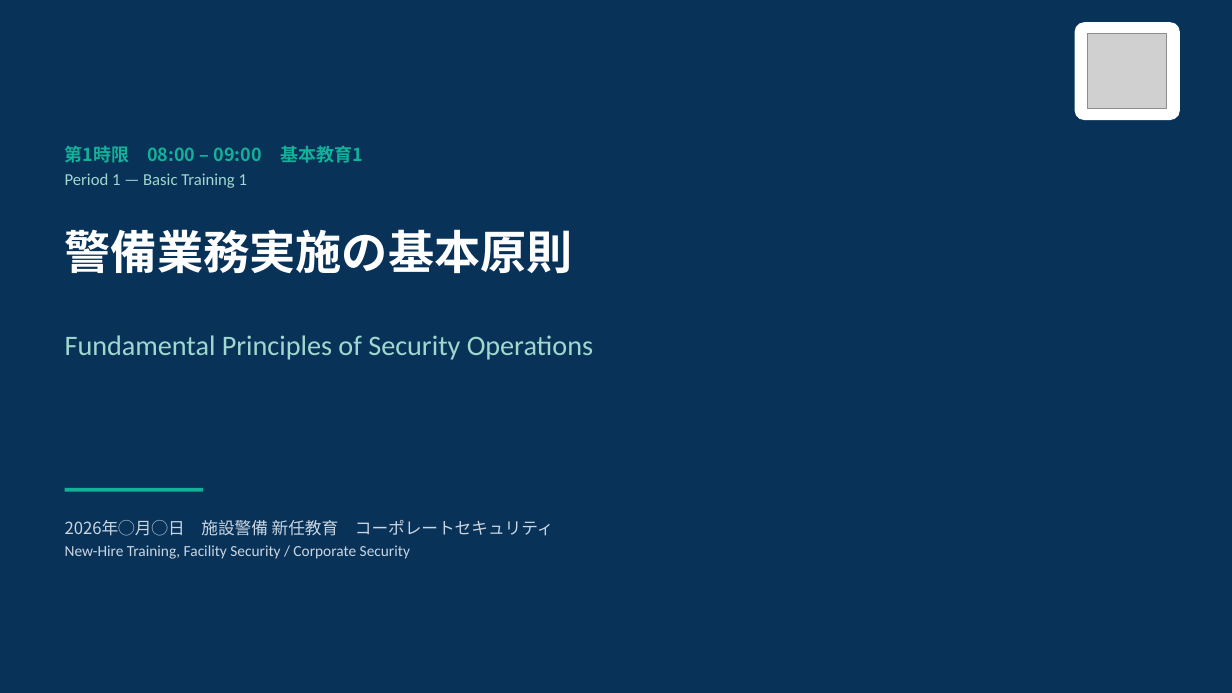
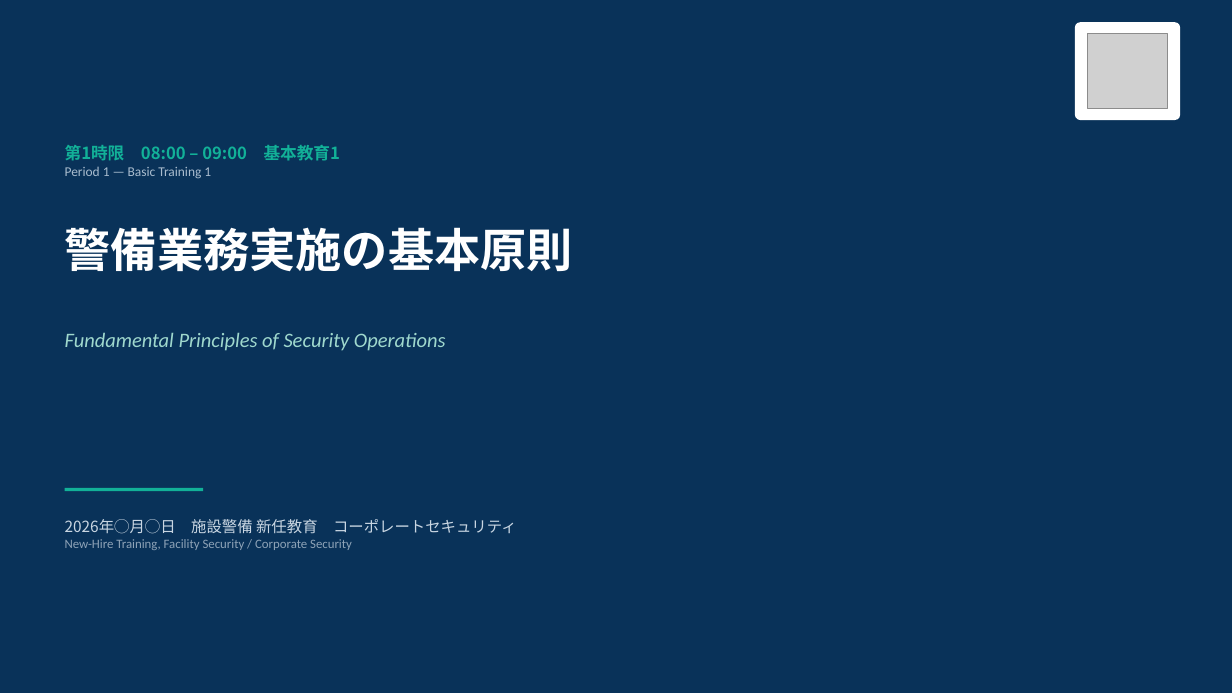
Before and after one commit to hrsmhiroshi-cpu/Training-, a slide deck: slide 1 of 新任講習/out/01_1限_警備業務実施の基本原則.pptx. Drawn at 1232x693 pixels with LibreOffice and Linux fonts; fonts in the diff are those of the drawing; grey boxes stand for pictures. Boxes give left, top, right and bottom in pixels: in the first picture for what was removed or moved away, otherwise in the second. Text is boxed around its words. In the diff, an @@ line names an element or a change of style, - is before the commit and + after.

```diff
--- a/新任講習/out/01_1限_警備業務実施の基本原則.pptx
+++ b/新任講習/out/01_1限_警備業務実施の基本原則.pptx
@@ rounded rectangle at (x1=1075, y1=22, x2=1180, y2=120): proportions changed @@
@@ text "第1時限 08:00 – 09:00 基本教育1" at (x1=65, y1=145, x2=340, y2=178): size 14 to 13 pt in "第1時限 08:00 – 09:00 基本教育1"; size 13 to 10.5 pt, text colour #9FD8CD to #A9BCCE in "Period 1 — Basic Training 1"; less space between paragraphs @@
@@ text "警備業務実施の基本原則" at (x1=65, y1=227, x2=573, y2=271): line spacing 1 to 0.98 @@
@@ text "Fundamental Principles of Security Operations" at (x1=65, y1=332, x2=446, y2=351): size 22 to 16 pt, italic on @@
@@ text "2026年◯月◯日 施設警備 新任教育 コーポレートセキュリティ" at (x1=65, y1=519, x2=517, y2=550): size 13 to 12 pt in "2026年◯月◯日 施設警備 新任教育 コーポレートセキュリティ"; size 12 to 10 pt, text colour #C9D6E2 to #8EA3B7 in "New-Hire Training, Facility Security / Corporate Security"; less space between paragraphs @@
```
Also in this commit, not shown: 18 other slides changed, 3 slides added, 6 slides removed, 14 other files.
